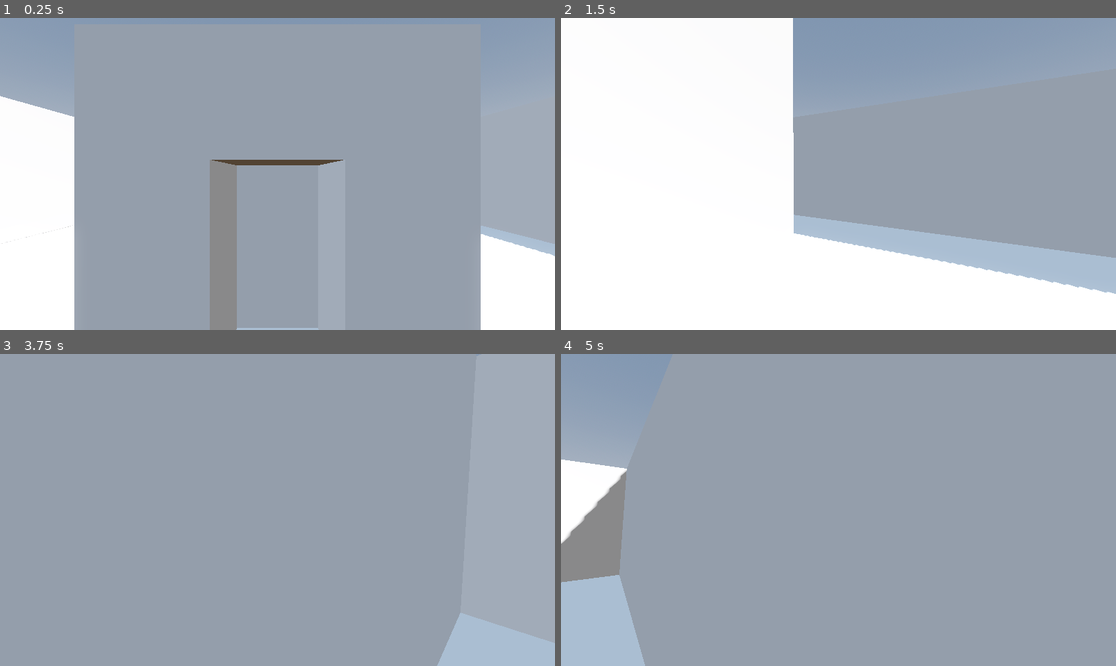
Above: before the commit, frames 1-4 (two rows, left to right).
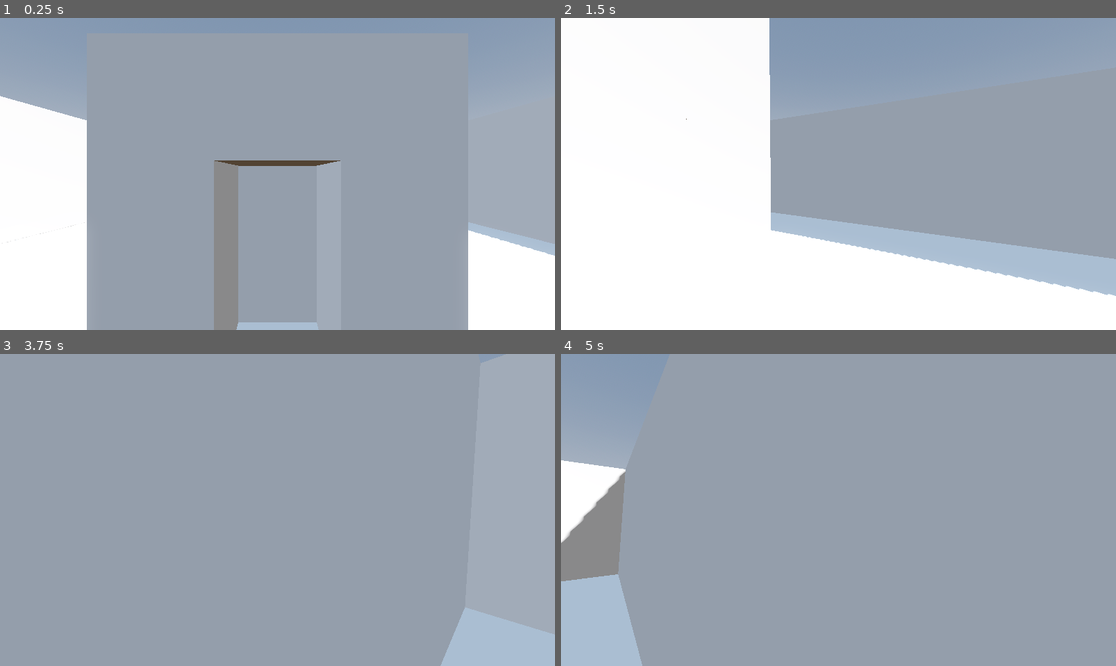
Above: after the commit, the same moments.

Repository: GriffinQ518/ProjectHouse
Game: Godot game, scene res://PrototypeScene/prototype.tscn
Same seed, same stepped clock (60 frames per second), same inputs: the game is played once before the commit and once after it. The project has no main scene, so this scene is started directly.
Inputs (mouse positions are in pixels of both pictures, inside the frame that each line leads up to):
- Up to frame 1 (0.25 s): no input
- Up to frame 2 (1.5 s): tap Enter at 0.5 s; move the mouse to (866, 174) at 0.52 s; press the mouse at (866, 174) at 0.53 s; hold W (move_forward) from 0.53 s (still down); right-click (866, 174) at 0.8 s; move the mouse to (810, 174) at 1.27 s; release the mouse at (810, 174) at 1.28 s; right-click (810, 174) at 1.35 s
- Up to frame 3 (3.75 s): keep holding W (move_forward); click (249, 510) at 1.55 s; move the mouse to (288, 503) at 2.02 s; press the mouse at (288, 503) at 2.03 s; right-click (288, 503) at 2.3 s; tap Space at 2.75 s; move the mouse to (271, 516) at 2.77 s; release the mouse at (271, 516) at 2.78 s; right-click (271, 516) at 2.85 s; click (271, 516) at 3.05 s; tap Enter at 3.5 s; move the mouse to (316, 513) at 3.52 s; hold Shift (run_toggle) from 3.53 s (still down)
- Up to frame 4 (5 s): keep holding W (move_forward); right-click (877, 513) at 3.8 s; tap Space at 4.25 s; move the mouse to (794, 506) at 4.27 s; release Shift (run_toggle) at 4.28 s; click (794, 506) at 4.35 s

The runs differ from the first frame. In frame 1, 3.2% of the frame differs, in the area x 1-100%, y 31-100%; in frame 2, 3.3%, in the area x 22-100%, y 0-90%; in frame 3, 0.5%; in frame 4, 0.3%.

Commit message:
Partial set up for prototype demo

Diff:
--- /dev/null
+++ b/PrototypeScene/box_maskable.tscn
@@ -0,0 +1,11 @@
+[gd_scene format=3 uid="uid://cowg1074as3nf"]
+
+[ext_resource type="Material" uid="uid://dfpn8rf4va4kc" path="res://PrototypeScene/maskhide.tres" id="1_kc8ds"]
+[ext_resource type="Script" uid="uid://c4twq077mb2fb" path="res://box_maskable.gd" id="2_uyr67"]
+
+[sub_resource type="BoxMesh" id="BoxMesh_5d3s3"]
+
+[node name="BoxMaskable" type="MeshInstance3D" unique_id=486818372]
+material_override = ExtResource("1_kc8ds")
+mesh = SubResource("BoxMesh_5d3s3")
+script = ExtResource("2_uyr67")
--- a/PrototypeScene/box_moveable.tscn
+++ b/PrototypeScene/box_moveable.tscn
@@ -1,15 +1,10 @@
 [gd_scene format=3 uid="uid://0ne3rkuvsvt5"]
 
 [ext_resource type="Material" uid="uid://7l010hnolqtf" path="res://PrototypeScene/static.tres" id="1_6hujt"]
-[ext_resource type="Material" uid="uid://dfpn8rf4va4kc" path="res://PrototypeScene/maskhide.tres" id="2_3mt0h"]
 
 [sub_resource type="BoxShape3D" id="BoxShape3D_gks5e"]
 
 [sub_resource type="BoxMesh" id="BoxMesh_udx2p"]
-
-[sub_resource type="BoxMesh" id="BoxMesh_j0xel"]
-
-[sub_resource type="BoxMesh" id="BoxMesh_yueqs"]
 
 [node name="BoxMoveable" type="RigidBody3D" unique_id=125676284]
 collision_layer = 8
@@ -23,12 +18,4 @@
 cast_shadow = 0
 mesh = SubResource("BoxMesh_udx2p")
 
-[node name="BoxMeshMaskable1" type="MeshInstance3D" parent="." unique_id=1967280178]
-material_override = ExtResource("2_3mt0h")
-mesh = SubResource("BoxMesh_j0xel")
-
-[node name="BoxMeshMaskable2" type="MeshInstance3D" parent="." unique_id=1962743086]
-material_override = ExtResource("2_3mt0h")
-mesh = SubResource("BoxMesh_yueqs")
-
 [connection signal="input_event" from="." to="." method="_on_input_event"]
--- a/PrototypeScene/prototype.tscn
+++ b/PrototypeScene/prototype.tscn
@@ -8,6 +8,7 @@
 [ext_resource type="PackedScene" uid="uid://cpcb36g1stwd" path="res://PrototypeScene/pedestal_maskable.tscn" id="6_6xwcm"]
 [ext_resource type="PackedScene" uid="uid://ct58c8wac0qc5" path="res://PrototypeScene/pedestal_static.tscn" id="7_sgqbn"]
 [ext_resource type="PackedScene" uid="uid://0ne3rkuvsvt5" path="res://PrototypeScene/box_moveable.tscn" id="8_liekf"]
+[ext_resource type="PackedScene" uid="uid://cowg1074as3nf" path="res://PrototypeScene/box_maskable.tscn" id="9_3muws"]
 
 [sub_resource type="ProceduralSkyMaterial" id="ProceduralSkyMaterial_pu3xe"]
 sky_horizon_color = Color(0.66224277, 0.6717428, 0.6867428, 1)
@@ -40,12 +41,12 @@
 stencil_flags = 1
 stencil_compare = 2
 
-[sub_resource type="StandardMaterial3D" id="StandardMaterial3D_we7ur"]
+[sub_resource type="StandardMaterial3D" id="StandardMaterial3D_ahcpk"]
 resource_local_to_scene = true
 stencil_mode = 3
 stencil_flags = 2
 
-[sub_resource type="StandardMaterial3D" id="StandardMaterial3D_ahcpk"]
+[sub_resource type="StandardMaterial3D" id="StandardMaterial3D_wyq0u"]
 resource_local_to_scene = true
 render_priority = 1
 transparency = 1
@@ -54,25 +55,25 @@
 stencil_flags = 1
 stencil_compare = 2
 
-[sub_resource type="StandardMaterial3D" id="StandardMaterial3D_wyq0u"]
-resource_local_to_scene = true
-render_priority = 1
-transparency = 1
-albedo_color = Color(0, 1, 0, 1)
-stencil_mode = 3
-stencil_flags = 1
-stencil_compare = 2
-
 [sub_resource type="StandardMaterial3D" id="StandardMaterial3D_qg364"]
 resource_local_to_scene = true
 render_priority = 1
 transparency = 1
+albedo_color = Color(0, 1, 0, 1)
+stencil_mode = 3
+stencil_flags = 1
+stencil_compare = 2
+
+[sub_resource type="StandardMaterial3D" id="StandardMaterial3D_gxhhn"]
+resource_local_to_scene = true
+render_priority = 1
+transparency = 1
 albedo_color = Color(1, 1, 0, 1)
 stencil_mode = 3
 stencil_flags = 1
 stencil_compare = 2
 
-[sub_resource type="StandardMaterial3D" id="StandardMaterial3D_gxhhn"]
+[sub_resource type="StandardMaterial3D" id="StandardMaterial3D_4vc0n"]
 resource_local_to_scene = true
 render_priority = 1
 transparency = 1
@@ -82,7 +83,7 @@
 stencil_compare = 2
 stencil_reference = 2
 
-[sub_resource type="StandardMaterial3D" id="StandardMaterial3D_4vc0n"]
+[sub_resource type="StandardMaterial3D" id="StandardMaterial3D_q33km"]
 resource_local_to_scene = true
 render_priority = 1
 transparency = 1
@@ -144,46 +145,41 @@
 stencil_compare = 2
 stencil_reference = 4
 
-[sub_resource type="StandardMaterial3D" id="StandardMaterial3D_x8m73"]
+[sub_resource type="StandardMaterial3D" id="StandardMaterial3D_3ak1f"]
 resource_local_to_scene = true
 stencil_mode = 3
 stencil_flags = 2
 stencil_reference = 4
 
-[sub_resource type="StandardMaterial3D" id="StandardMaterial3D_3ak1f"]
+[sub_resource type="StandardMaterial3D" id="StandardMaterial3D_5p8u2"]
 resource_local_to_scene = true
 albedo_color = Color(1, 0, 0, 1)
 ao_enabled = true
 
-[sub_resource type="StandardMaterial3D" id="StandardMaterial3D_5p8u2"]
+[sub_resource type="StandardMaterial3D" id="StandardMaterial3D_ccrll"]
 resource_local_to_scene = true
 albedo_color = Color(1, 0, 0, 1)
 ao_enabled = true
 
-[sub_resource type="StandardMaterial3D" id="StandardMaterial3D_ccrll"]
+[sub_resource type="StandardMaterial3D" id="StandardMaterial3D_vy7in"]
 resource_local_to_scene = true
 albedo_color = Color(0, 0, 1, 1)
 ao_enabled = true
 
-[sub_resource type="StandardMaterial3D" id="StandardMaterial3D_vy7in"]
-resource_local_to_scene = true
-albedo_color = Color(0, 1, 0, 1)
-ao_enabled = true
-
 [sub_resource type="StandardMaterial3D" id="StandardMaterial3D_hvxp4"]
 resource_local_to_scene = true
+albedo_color = Color(0, 1, 0, 1)
+ao_enabled = true
+
+[sub_resource type="StandardMaterial3D" id="StandardMaterial3D_st8or"]
+resource_local_to_scene = true
 albedo_color = Color(1, 1, 0, 1)
 ao_enabled = true
 
-[sub_resource type="StandardMaterial3D" id="StandardMaterial3D_st8or"]
-resource_local_to_scene = true
-albedo_color = Color(0, 1, 0, 1)
-ao_enabled = true
-
 [sub_resource type="StandardMaterial3D" id="StandardMaterial3D_fafct"]
 resource_local_to_scene = true
-albedo_color = Color(0, 1, 0, 1)
-ao_enabled = true
+stencil_mode = 3
+stencil_flags = 2
 
 [sub_resource type="StandardMaterial3D" id="StandardMaterial3D_kn8h6"]
 resource_local_to_scene = true
@@ -192,7 +188,17 @@
 
 [sub_resource type="StandardMaterial3D" id="StandardMaterial3D_pf1ak"]
 resource_local_to_scene = true
-render_priority = 1
+albedo_color = Color(0, 1, 0, 1)
+ao_enabled = true
+
+[sub_resource type="StandardMaterial3D" id="StandardMaterial3D_awx6e"]
+resource_local_to_scene = true
+albedo_color = Color(0, 1, 0, 1)
+ao_enabled = true
+
+[sub_resource type="StandardMaterial3D" id="StandardMaterial3D_d8xtq"]
+resource_local_to_scene = true
+render_priority = 2
 transparency = 1
 albedo_color = Color(0, 1, 0, 1)
 stencil_mode = 3
@@ -200,22 +206,51 @@
 stencil_compare = 2
 stencil_reference = 2
 
-[sub_resource type="StandardMaterial3D" id="StandardMaterial3D_awx6e"]
+[sub_resource type="StandardMaterial3D" id="StandardMaterial3D_lwmjn"]
+resource_local_to_scene = true
+render_priority = 1
+transparency = 1
+albedo_color = Color(0, 1, 0, 1)
+stencil_mode = 3
+stencil_flags = 1
+stencil_compare = 2
+
+[sub_resource type="StandardMaterial3D" id="StandardMaterial3D_fagjx"]
+resource_local_to_scene = true
+render_priority = 3
+transparency = 1
+albedo_color = Color(0, 1, 0, 1)
+stencil_mode = 3
+stencil_flags = 1
+stencil_compare = 2
+stencil_reference = 2
+
+[sub_resource type="StandardMaterial3D" id="StandardMaterial3D_328m6"]
+resource_local_to_scene = true
+render_priority = 2
+transparency = 1
+albedo_color = Color(0, 1, 0, 1)
+stencil_mode = 3
+stencil_flags = 1
+stencil_compare = 2
+stencil_reference = 2
+
+[sub_resource type="StandardMaterial3D" id="StandardMaterial3D_lx5p2"]
 resource_local_to_scene = true
 albedo_color = Color(0, 0, 1, 1)
 ao_enabled = true
 
-[sub_resource type="StandardMaterial3D" id="StandardMaterial3D_d8xtq"]
+[sub_resource type="StandardMaterial3D" id="StandardMaterial3D_jxjq5"]
 resource_local_to_scene = true
 albedo_color = Color(0, 0, 1, 1)
 ao_enabled = true
 
-[sub_resource type="StandardMaterial3D" id="StandardMaterial3D_lwmjn"]
+[sub_resource type="StandardMaterial3D" id="StandardMaterial3D_vpsp4"]
 resource_local_to_scene = true
 albedo_color = Color(1, 1, 0, 1)
 ao_enabled = true
 
-[sub_resource type="StandardMaterial3D" id="StandardMaterial3D_fagjx"]
+[sub_resource type="StandardMaterial3D" id="StandardMaterial3D_5xpnw"]
 resource_local_to_scene = true
 albedo_color = Color(1, 1, 0, 1)
 ao_enabled = true
@@ -271,15 +306,15 @@
 
 [node name="WallLeft" parent="StartingArea/Portal1" unique_id=505617316 instance=ExtResource("3_6pnu6")]
 transform = Transform3D(1, 0, 0, 0, 2, 0, 0, 0, 1, -1, 1, 0)
-material_override = SubResource("StandardMaterial3D_liekf")
+material_override = SubResource("StandardMaterial3D_3muws")
 
 [node name="WallRight" parent="StartingArea/Portal1" unique_id=605443077 instance=ExtResource("3_6pnu6")]
 transform = Transform3D(1, 0, 0, 0, 2, 0, 0, 0, 1, 1, 1, 0)
-material_override = SubResource("StandardMaterial3D_3muws")
+material_override = SubResource("StandardMaterial3D_we7ur")
 
 [node name="Window" parent="StartingArea/Portal1" unique_id=1887535040 instance=ExtResource("4_my86y")]
 transform = Transform3D(0.5, 0, 0, 0, -4.371139e-08, -1, 0, 1, -4.371139e-08, 0, 1, 0.5)
-material_override = SubResource("StandardMaterial3D_we7ur")
+material_override = SubResource("StandardMaterial3D_ahcpk")
 
 [node name="Portal" parent="StartingArea/Portal1" unique_id=732458010 instance=ExtResource("5_my86y")]
 transform = Transform3D(1, 0, 0, 0, 2, 0, 0, 0, 0.1, 0, 1, 1)
@@ -289,43 +324,43 @@
 transform = Transform3D(1, 0, 0, 0, 1, 0, 0, 0, 1, 0, 0.125, -5)
 
 [node name="PedestalMesh" parent="StartingArea/Portal1/PedestalMaskable" index="0" unique_id=358200012]
-material_override = SubResource("StandardMaterial3D_ahcpk")
+material_override = SubResource("StandardMaterial3D_wyq0u")
 
 [node name="HologramMesh" parent="StartingArea/Portal1/PedestalMaskable" index="1" unique_id=157006505]
-material_override = SubResource("StandardMaterial3D_ahcpk")
+material_override = SubResource("StandardMaterial3D_wyq0u")
 
 [node name="PedestalMaskable2" parent="StartingArea/Portal1" unique_id=380478656 instance=ExtResource("6_6xwcm")]
 transform = Transform3D(1, 0, 0, 0, 1, 0, 0, 0, 1, -1.5, 0.125, -5)
 
 [node name="PedestalMesh" parent="StartingArea/Portal1/PedestalMaskable2" index="0" unique_id=358200012]
-material_override = SubResource("StandardMaterial3D_wyq0u")
+material_override = SubResource("StandardMaterial3D_qg364")
 
 [node name="HologramMesh" parent="StartingArea/Portal1/PedestalMaskable2" index="1" unique_id=157006505]
-material_override = SubResource("StandardMaterial3D_wyq0u")
+material_override = SubResource("StandardMaterial3D_qg364")
 
 [node name="PedestalMaskable3" parent="StartingArea/Portal1" unique_id=1901992671 instance=ExtResource("6_6xwcm")]
 transform = Transform3D(1, 0, 0, 0, 1, 0, 0, 0, 1, 1.5, 0.125, -5)
 
 [node name="PedestalMesh" parent="StartingArea/Portal1/PedestalMaskable3" index="0" unique_id=358200012]
-material_override = SubResource("StandardMaterial3D_qg364")
+material_override = SubResource("StandardMaterial3D_gxhhn")
 
 [node name="HologramMesh" parent="StartingArea/Portal1/PedestalMaskable3" index="1" unique_id=157006505]
-material_override = SubResource("StandardMaterial3D_qg364")
+material_override = SubResource("StandardMaterial3D_gxhhn")
 
 [node name="Portal2" type="Node3D" parent="StartingArea" unique_id=2082496304]
 transform = Transform3D(-4.371139e-08, 0, 1, 0, 1, 0, -1, 0, -4.371139e-08, 0, 0, 0)
 
 [node name="WallLeft" parent="StartingArea/Portal2" unique_id=1076241412 instance=ExtResource("3_6pnu6")]
 transform = Transform3D(1, 0, 0, 0, 2, 0, 0, 0, 1, -1, 1, 0)
-material_override = SubResource("StandardMaterial3D_gxhhn")
+material_override = SubResource("StandardMaterial3D_4vc0n")
 
 [node name="WallRight" parent="StartingArea/Portal2" unique_id=397188008 instance=ExtResource("3_6pnu6")]
 transform = Transform3D(1, 0, 0, 0, 2, 0, 0, 0, 1, 1, 1, 0)
-material_override = SubResource("StandardMaterial3D_4vc0n")
+material_override = SubResource("StandardMaterial3D_q33km")
 
 [node name="Window" parent="StartingArea/Portal2" unique_id=203548207 instance=ExtResource("4_my86y")]
 transform = Transform3D(0.5, 0, 0, 0, -4.371139e-08, -1, 0, 1, -4.371139e-08, 0, 1, 0.5)
-material_override = SubResource("StandardMaterial3D_q33km")
+material_override = SubResource("StandardMaterial3D_perbo")
 
 [node name="Portal2" parent="StartingArea/Portal2" unique_id=796102975 instance=ExtResource("5_my86y")]
 transform = Transform3D(1, 0, 0, 0, 2, 0, 0, 0, 0.1, 0, 1, 1)
@@ -424,28 +459,32 @@
 transform = Transform3D(1, 0, 0, 0, 1, 0, 0, 0, 1, 0, 0.125, -5)
 
 [node name="PedestalMesh" parent="FirstArea/PedestalStatic" index="0" unique_id=358200012]
-material_override = SubResource("StandardMaterial3D_ccrll")
+material_override = SubResource("StandardMaterial3D_vy7in")
 
 [node name="HologramMesh" parent="FirstArea/PedestalStatic" index="1" unique_id=157006505]
-material_override = SubResource("StandardMaterial3D_ccrll")
+material_override = SubResource("StandardMaterial3D_vy7in")
 
 [node name="PedestalStatic2" parent="FirstArea" unique_id=1981217200 instance=ExtResource("7_sgqbn")]
 transform = Transform3D(1, 0, 0, 0, 1, 0, 0, 0, 1, -1.5, 0.125, -5)
 
 [node name="PedestalMesh" parent="FirstArea/PedestalStatic2" index="0" unique_id=358200012]
-material_override = SubResource("StandardMaterial3D_vy7in")
+material_override = SubResource("StandardMaterial3D_hvxp4")
 
 [node name="HologramMesh" parent="FirstArea/PedestalStatic2" index="1" unique_id=157006505]
-material_override = SubResource("StandardMaterial3D_vy7in")
+material_override = SubResource("StandardMaterial3D_hvxp4")
 
 [node name="PedestalStatic3" parent="FirstArea" unique_id=783375960 instance=ExtResource("7_sgqbn")]
 transform = Transform3D(1, 0, 0, 0, 1, 0, 0, 0, 1, 1.5, 0.125, -5)
 
 [node name="PedestalMesh" parent="FirstArea/PedestalStatic3" index="0" unique_id=358200012]
-material_override = SubResource("StandardMaterial3D_hvxp4")
+material_override = SubResource("StandardMaterial3D_st8or")
 
 [node name="HologramMesh" parent="FirstArea/PedestalStatic3" index="1" unique_id=157006505]
-material_override = SubResource("StandardMaterial3D_hvxp4")
+material_override = SubResource("StandardMaterial3D_st8or")
+
+[node name="Window" parent="FirstArea" unique_id=444233386 instance=ExtResource("4_my86y")]
+transform = Transform3D(1.7543101e-14, -8.026785e-08, 1, -1, -8.742278e-09, 4.7645603e-21, 4.371139e-08, -0.2, -4.0133926e-07, 0, 1, 1.75)
+material_override = SubResource("StandardMaterial3D_fafct")
 
 [node name="SecondArea" type="Node3D" parent="." unique_id=1153818236]
 transform = Transform3D(1, 0, 0, 0, 1, 0, 0, 0, 1, -16, 0, 0)
@@ -503,15 +542,28 @@
 collision_mask = 2
 
 [node name="BoxMesh" parent="SecondArea/BoxMoveable" index="1" unique_id=270462626]
-material_override = SubResource("StandardMaterial3D_kn8h6")
-
-[node name="BoxMeshMaskable1" parent="SecondArea/BoxMoveable" index="2" unique_id=1967280178]
-transform = Transform3D(1, 0, 0, 0, 1, 0, 0, 0, 1, 16, 0, 0)
-material_override = SubResource("StandardMaterial3D_pf1ak")
-
-[node name="BoxMeshMaskable2" parent="SecondArea/BoxMoveable" index="3" unique_id=1962743086]
-transform = Transform3D(1, 0, 0, 0, 1, 0, 0, 0, 1, -16, 0, 0)
-material_override = SubResource("StandardMaterial3D_pf1ak")
+material_override = SubResource("StandardMaterial3D_awx6e")
+
+[node name="BoxMaskable" parent="SecondArea" unique_id=486818372 node_paths=PackedStringArray("target") instance=ExtResource("9_3muws")]
+material_override = SubResource("StandardMaterial3D_d8xtq")
+target = NodePath("../BoxMoveable")
+offset = Vector3(16, 0, 0)
+
+[node name="BoxMaskable2" parent="SecondArea" unique_id=811928858 node_paths=PackedStringArray("target") instance=ExtResource("9_3muws")]
+transform = Transform3D(1, 0, 0, 0, 1, 0, 0, 0, 1, 0, 0, -16)
+material_override = SubResource("StandardMaterial3D_lwmjn")
+target = NodePath("../BoxMoveable")
+offset = Vector3(0, 0, -16)
+
+[node name="BoxMaskable3" parent="SecondArea" unique_id=1931136818 node_paths=PackedStringArray("target") instance=ExtResource("9_3muws")]
+material_override = SubResource("StandardMaterial3D_fagjx")
+target = NodePath("../BoxMoveable")
+offset = Vector3(16, 0, 0)
+
+[node name="BoxMaskable4" parent="SecondArea" unique_id=2059428313 node_paths=PackedStringArray("target") instance=ExtResource("9_3muws")]
+material_override = SubResource("StandardMaterial3D_328m6")
+target = NodePath("../BoxMoveable")
+offset = Vector3(16, 0, 0)
 
 [node name="ThirdArea" type="Node3D" parent="." unique_id=1827661962]
 
--- /dev/null
+++ b/box_maskable.gd
@@ -0,0 +1,10 @@
+extends MeshInstance3D
+
+@export var target: Node3D
+@export var offset: Vector3
+
+# Called every frame. 'delta' is the elapsed time since the previous frame.
+func _process(delta: float) -> void:
+	global_position = target.global_position + offset
+	global_rotation = target.global_rotation
+	pass
--- a/player.gd
+++ b/player.gd
@@ -24,6 +24,10 @@
 var should_pick_up: bool = false
 var should_put_down: bool = false
 var event_position: Vector2
+var original_parent: Node3D
+
+var pickup: RigidBody3D
+var collider: CollisionShape3D
 
 func _ready():
 	Input.mouse_mode = Input.MOUSE_MODE_CAPTURED
@@ -77,17 +81,29 @@
 		query.exclude = [self]
 		var result = space_state.intersect_ray(query)
 		if result:
-			var pickup = result.collider as RigidBody3D
+			pickup = result.collider as RigidBody3D
 			if pickup != null:
 				pickup.freeze = true
-				var collider = pickup.get_child(0) as CollisionShape3D
-				print(collider)
+				collider = pickup.get_child(0) as CollisionShape3D
 				collider.set_deferred("disabled", true)
+				original_parent = pickup.get_parent()
 				pickup.reparent($CameraPivot/Camera3D/PickupPivot)
 				pickup.position = Vector3(0, 0, 0)
 		should_pick_up = false
 
 	if should_put_down:
+		var space_state = get_world_3d().direct_space_state
+		var from = camera_controller.project_ray_origin(event_position)
+		var to = from + camera_controller.project_ray_normal(event_position) * RAY_LENGTH
+		var query = PhysicsRayQueryParameters3D.create(from, to)
+		query.collide_with_areas = true
+		query.exclude = [self]
+		var result = space_state.intersect_ray(query)
+		if pickup != null:
+			pickup.freeze = false
+			collider.set_deferred("disabled", false)
+			pickup.reparent(original_parent)
+			pickup.global_position = result.position
 		should_put_down = false
 	var direction = Vector3.ZERO
 
--- a/player.tscn
+++ b/player.tscn
@@ -3,7 +3,7 @@
 [ext_resource type="Script" uid="uid://cpnes3a5qk20o" path="res://player.gd" id="1_4flbx"]
 
 [sub_resource type="CapsuleShape3D" id="CapsuleShape3D_sh265"]
-radius = 0.45
+radius = 0.35
 height = 1.9
 
 [node name="Player" type="CharacterBody3D" unique_id=854424897 node_paths=PackedStringArray("camera_controller")]
@@ -20,7 +20,7 @@
 [node name="ModelPivot" type="Node3D" parent="." unique_id=839096947]
 
 [node name="CameraPivot" type="Node3D" parent="." unique_id=1751225991]
-transform = Transform3D(1, 0, 0, 0, 1, 0, 0, 0, 1, 0, 0.75, 0)
+transform = Transform3D(1, 0, 0, 0, 1, 0, 0, 0, 1, 0, 0.75, 0.1)
 
 [node name="Camera3D" type="Camera3D" parent="CameraPivot" unique_id=191109892]
 
Not shown: 12 places in PrototypeScene/prototype.tscn that only renumber resources
Not shown, added: box_maskable.gd.uid
